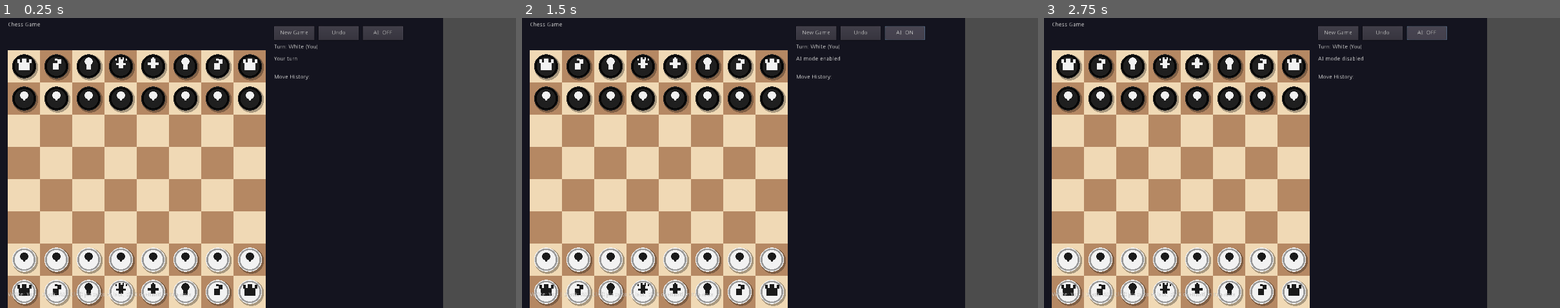
Above: before the commit, frames 1-3 (left to right).
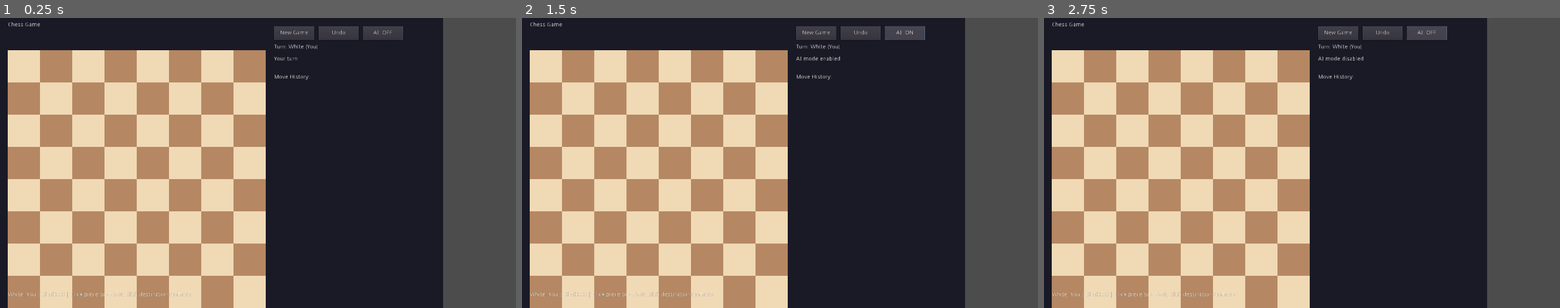
Above: after the commit, the same moments.

Repository: buixuamai/chess-game
Game: Godot game, scene res://Main.tscn
Two runs of this game, one before a commit and one after it. Both use one fixed random seed, a clock stepped at 60 frames per second and the inputs below.
Inputs:
- Up to frame 1 (0.25 s): no input
- Up to frame 2 (1.5 s): click "Undo" at 0.5 s; click "AI: OFF" at 1.25 s
- Up to frame 3 (2.75 s): click "AI: ON" at 2 s

The runs differ from the first frame. In frame 1, 11% of the frame differs, in the area x 2-52%, y 12-100%; in frame 2, 11%; in frame 3, 11%.

Commit message:
Use Unicode chess symbols (♔♕♖♗♘♙) for pieces

Diff:
--- a/chess-godot3/Main.gd
+++ b/chess-godot3/Main.gd
@@ -1,6 +1,6 @@
 extends Node2D
 
-# Enhanced Chess Game for Godot 3.x with AI Mode, Better Pieces, and Move History
+# Enhanced Chess Game for Godot 3.x with Unicode Chess Symbols
 
 var board = []
 var turn = true
@@ -14,24 +14,41 @@
 var move_history = []
 
 var ai_enabled = false
-var ai_difficulty = 1
+
+# Unicode chess symbols
+var PIECE_SYMBOLS = {
+	"K": "♔", "Q": "♕", "R": "♖", "B": "♗", "N": "♘", "P": "♙",
+	"k": "♚", "q": "♛", "r": "♜", "b": "♝", "n": "♞", "p": "♟"
+}
+
+var piece_labels = []
 
 var new_game_btn
 var undo_btn
 var ai_btn
+var history_label
 
 func _ready():
 	create_ui()
+	init_piece_labels()
 	init_board()
 
+func init_piece_labels():
+	# Create label nodes for each piece position
+	for i in range(64):
+		var label = Label.new()
+		label.name = "Piece_" + str(i)
+		label.rect_position = Vector2(board_offset_x + (i % 8) * square_size + 5, board_offset_y + (i / 8) * square_size + 5)
+		label.rect_min_size = Vector2(square_size, square_size)
+		add_child(label)
+		piece_labels.append(label)
+
 func create_ui():
-	# Title
 	var title = Label.new()
 	title.rect_position = Vector2(20, 10)
 	title.text = "Chess Game"
 	add_child(title)
 
-	# Buttons
 	new_game_btn = Button.new()
 	new_game_btn.text = "New Game"
 	new_game_btn.rect_position = Vector2(680, 20)
@@ -53,33 +70,28 @@
 	ai_btn.connect("pressed", self, "on_ai_toggled")
 	add_child(ai_btn)
 
-	# Turn indicator
 	var turn_label = Label.new()
 	turn_label.name = "TurnLabel"
 	turn_label.rect_position = Vector2(680, 65)
 	turn_label.text = "Turn: White"
 	add_child(turn_label)
 
-	# Status
 	var status_label = Label.new()
 	status_label.name = "StatusLabel"
 	status_label.rect_position = Vector2(680, 95)
 	status_label.text = "Click a piece to select"
 	add_child(status_label)
 
-	# Move History
 	var history_title = Label.new()
 	history_title.rect_position = Vector2(680, 140)
 	history_title.text = "Move History:"
 	add_child(history_title)
 
-	var history_box = Label.new()
-	history_box.name = "HistoryLabel"
-	history_box.rect_position = Vector2(680, 170)
-	history_box.text = ""
-	add_child(history_box)
-
-	# Instructions
+	history_label = Label.new()
+	history_label.name = "HistoryLabel"
+	history_label.rect_position = Vector2(680, 170)
+	add_child(history_label)
+
 	var instructions = Label.new()
 	instructions.rect_position = Vector2(20, 680)
 	instructions.text = "White: You | Black: AI | Click piece to select, click destination to move"
@@ -87,11 +99,7 @@
 
 func on_ai_toggled():
 	ai_enabled = not ai_enabled
-	if ai_enabled:
-		ai_btn.text = "AI: ON"
-		ai_difficulty = 1
-	else:
-		ai_btn.text = "AI: OFF"
+	ai_btn.text = "AI: ON" if ai_enabled else "AI: OFF"
 	get_node("StatusLabel").text = "AI mode " + ("enabled" if ai_enabled else "disabled")
 
 func on_new_game_pressed():
@@ -101,6 +109,7 @@
 	if move_history.size() > 0:
 		undo_last_move()
 		update_ui()
+		update_piece_display()
 
 func undo_last_move():
 	if move_history.size() > 0:
@@ -136,7 +145,6 @@
 func update_ui():
 	var turn_label = get_node("TurnLabel")
 	var status_label = get_node("StatusLabel")
-	var history_label = get_node("HistoryLabel")
 
 	if game_over:
 		turn_label.text = "Game Over!"
@@ -145,7 +153,6 @@
 		turn_label.text = "Turn: " + ("White (You)" if turn else "Black (AI)")
 		status_label.text = "Your turn" if turn else "AI turn"
 
-	# Update history display
 	var history_text = ""
 	var move_num = 1
 	var i = 0
@@ -164,6 +171,21 @@
 		i += 2
 
 	history_label.text = history_text
+
+func update_piece_display():
+	for i in range(64):
+		var x = i % 8
+		var y = i / 8
+		var piece = board[y][x]
+		var label = piece_labels[i]
+
+		if piece != "":
+			var symbol = PIECE_SYMBOLS.get(piece, "?")
+			var is_white = piece >= "A" and piece <= "Z"
+			label.text = symbol
+			label.add_color_override("font_color", Color.white if is_white else Color.black)
+		else:
+			label.text = ""
 
 func init_board():
 	board = [
@@ -181,6 +203,7 @@
 	game_over = false
 	winner = ""
 	move_history = []
+	update_piece_display()
 	update_ui()
 
 func _process(delta):
@@ -201,12 +224,9 @@
 					for tx in range(8):
 						if is_valid_move(x, y, tx, ty):
 							possible_moves.append({
-								"from_x": x,
-								"from_y": y,
-								"to_x": tx,
-								"to_y": ty,
-								"piece": piece,
-								"target": board[ty][tx]
+								"from_x": x, "from_y": y,
+								"to_x": tx, "to_y": ty,
+								"piece": piece, "target": board[ty][tx]
 							})
 
 	if possible_moves.size() > 0:
@@ -228,12 +248,9 @@
 			selected_move = possible_moves[randi() % possible_moves.size()]
 
 		var move = {
-			"from_x": selected_move.from_x,
-			"from_y": selected_move.from_y,
-			"to_x": selected_move.to_x,
-			"to_y": selected_move.to_y,
-			"captured": selected_move.target,
-			"piece": selected_move.piece,
+			"from_x": selected_move.from_x, "from_y": selected_move.from_y,
+			"to_x": selected_move.to_x, "to_y": selected_move.to_y,
+			"captured": selected_move.target, "piece": selected_move.piece,
 			"turn_before": turn
 		}
 		move_history.append(move)
@@ -243,11 +260,12 @@
 		turn = not turn
 
 		check_game_over()
+		update_piece_display()
 		update_ui()
 
 func _draw():
 	# Background
-	draw_rect(Rect2(0, 0, 1100, 800), Color(0.08, 0.08, 0.12))
+	draw_rect(Rect2(0, 0, 1100, 800), Color(0.1, 0.1, 0.15))
 
 	# Board
 	for y in range(8):
@@ -266,13 +284,6 @@
 		draw_rect(Rect2(bx, by, square_size, square_size), Color(1, 1, 0, 0.4))
 		draw_possible_moves(x, y)
 
-	# Pieces
-	for y in range(8):
-		for x in range(8):
-			var piece = board[y][x]
-			if piece != "":
-				draw_piece(x, y, piece)
-
 func draw_possible_moves(x, y):
 	for ty in range(8):
 		for tx in range(8):
@@ -280,58 +291,6 @@
 				var bx = board_offset_x + tx * square_size + square_size/2
 				var by = board_offset_y + ty * square_size + square_size/2
 				draw_circle(Vector2(bx, by), 10, Color(0, 1, 0, 0.5))
-
-func draw_piece(x, y, piece):
-	var cx = board_offset_x + x * square_size + square_size / 2
-	var cy = board_offset_y + y * square_size + square_size / 2
-	var is_white = piece >= "A" and piece <= "Z"
-	var p = piece.to_lower()
-
-	# Colors
-	var base_color = Color(0.95, 0.95, 0.95) if is_white else Color(0.12, 0.12, 0.12)
-	var border_color = Color(0.6, 0.6, 0.6) if is_white else Color(0.02, 0.02, 0.02)
-	var symbol_color = Color(0.1, 0.1, 0.1) if is_white else Color(0.95, 0.95, 0.95)
-
-	# Shadow
-	draw_circle(Vector2(cx + 3, cy + 3), 32, Color(0, 0, 0, 0.3))
-
-	# Main body
-	draw_circle(Vector2(cx, cy), 30, base_color)
-	draw_circle(Vector2(cx, cy), 28, border_color)
-	draw_circle(Vector2(cx, cy), 24, base_color)
-
-	# Piece shapes - more detailed
-	match p:
-		"k":  # King - tall with cross on top
-			draw_rect(Rect2(cx - 5, cy - 20, 10, 25), symbol_color)
-			draw_rect(Rect2(cx - 14, cy - 10, 28, 6), symbol_color)
-			# Cross
-			draw_rect(Rect2(cx - 2, cy - 22, 4, 8), symbol_color)
-			draw_rect(Rect2(cx - 6, cy - 18, 12, 4), symbol_color)
-		"q":  # Queen - tall with crown
-			draw_rect(Rect2(cx - 5, cy - 18, 10, 22), symbol_color)
-			draw_rect(Rect2(cx - 12, cy - 8, 24, 5), symbol_color)
-			# Crown bumps
-			draw_rect(Rect2(cx - 14, cy - 20, 4, 6), symbol_color)
-			draw_rect(Rect2(cx - 5, cy - 22, 4, 8), symbol_color)
-			draw_rect(Rect2(cx + 4, cy - 22, 4, 8), symbol_color)
-			draw_rect(Rect2(cx + 12, cy - 20, 4, 6), symbol_color)
-		"r":  # Rook - castle
-			draw_rect(Rect2(cx - 14, cy - 10, 28, 20), symbol_color)
-			draw_rect(Rect2(cx - 16, cy - 18, 6, 10), symbol_color)
-			draw_rect(Rect2(cx - 5, cy - 20, 10, 12), symbol_color)
-			draw_rect(Rect2(cx + 12, cy - 18, 6, 10), symbol_color)
-		"b":  # Bishop - tall with hat
-			draw_rect(Rect2(cx - 6, cy - 10, 12, 18), symbol_color)
-			draw_circle(Vector2(cx, cy - 12), 10, symbol_color)
-			draw_rect(Rect2(cx - 2, cy - 22, 4, 6), symbol_color)
-		"n":  # Knight - horse
-			draw_rect(Rect2(cx - 8, cy - 8, 14, 16), symbol_color)
-			draw_rect(Rect2(cx + 2, cy - 18, 10, 12), symbol_color)
-			draw_rect(Rect2(cx - 4, cy - 20, 6, 6), symbol_color)
-		"p":  # Pawn
-			draw_rect(Rect2(cx - 3, cy - 6, 6, 10), symbol_color)
-			draw_circle(Vector2(cx, cy - 8), 10, symbol_color)
 
 func _input(event):
 	if ai_enabled and not turn:
@@ -365,10 +324,8 @@
 
 		if is_valid_move(from_x, from_y, x, y):
 			var move = {
-				"from_x": from_x,
-				"from_y": from_y,
-				"to_x": x,
-				"to_y": y,
+				"from_x": from_x, "from_y": from_y,
+				"to_x": x, "to_y": y,
 				"captured": board[y][x],
 				"piece": board[from_y][from_x],
 				"turn_before": turn
@@ -381,14 +338,13 @@
 			selected_piece = null
 
 			check_game_over()
+			update_piece_display()
 			update_ui()
 		else:
 			if turn and is_white_piece:
 				selected_piece = Vector2(x, y)
-				get_node("StatusLabel").text = "Piece selected - click destination"
 			elif not turn and is_black_piece and not ai_enabled:
 				selected_piece = Vector2(x, y)
-				get_node("StatusLabel").text = "Piece selected - click destination"
 			else:
 				selected_piece = null
 				get_node("StatusLabel").text = "Click a piece to select"
Not shown, changed: chess-godot3/export/index.html
Not shown, changed: chess-godot3/export/index.pck
